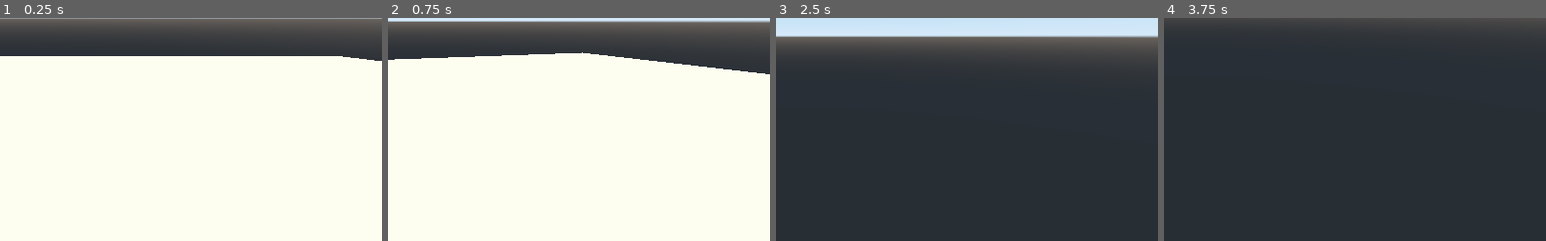
Above: before the commit, frames 1-4 (left to right).
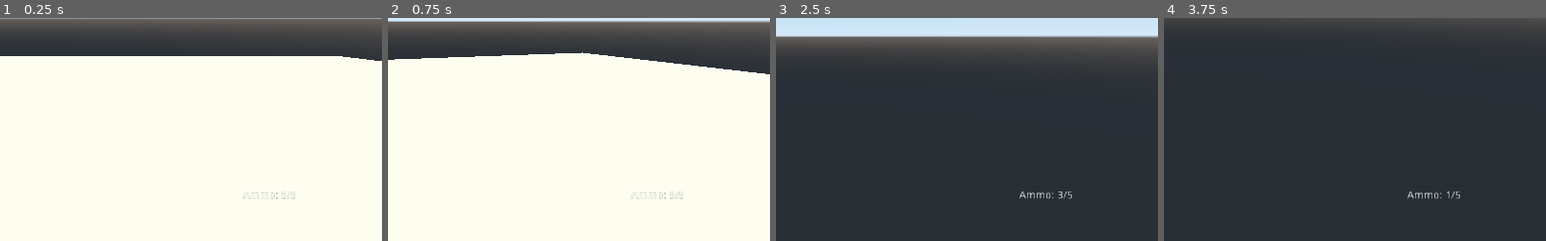
Above: after the commit, the same moments.

Repository: mc-carthy/gdBasicFps
Game: Godot game, scene res://Scenes/World.tscn
Same seed, same stepped clock (60 frames per second), same inputs: the game is played once before the commit and once after it.
Inputs (mouse positions are % of the whole screen's width and height, from its top left):
- Up to frame 1 (0.25 s): no input
- Up to frame 2 (0.75 s): tap Enter at 0.5 s; move the mouse to (55, 50) at 0.52 s; hold W (move_forward) from 0.53 s (still down); click (55, 50) at 0.6 s
- Up to frame 3 (2.5 s): keep holding W (move_forward); tap Space (jump) at 0.77, 1.52 s; move the mouse to (45, 50) at 1.27 s; click (45, 50) at 1.35 s; move the mouse to (52, 48) at 2.02 s; click (52, 48) at 2.1 s
- Up to frame 4 (3.75 s): keep holding W (move_forward); tap Space (jump) at 2.75, 3.02 s; move the mouse to (49, 52) at 2.77 s; click (49, 52) at 2.85 s; tap Enter at 3.5 s; move the mouse to (57, 51) at 3.52 s; click (57, 51) at 3.6 s
The pictures show only the part of the screen within x 48-98%, y 50-100%; the shares and areas given below are measured in that part.

The runs differ from the first frame. In frame 1, less than 0.1% of the frame differs, in the area x 63-78%, y 77-82%; in frame 2, less than 0.1%; in frame 3, 0.2%; in frame 4, 0.2%.

Commit message:
Add ammo counter UI

Diff:
--- a/Player/Shotgun.gd
+++ b/Player/Shotgun.gd
@@ -1,4 +1,6 @@
 extends Weapon
+
+
 
 func _ready() -> void:
 	raycast.cast_to.z = -10
--- a/Player/Weapon.gd
+++ b/Player/Weapon.gd
@@ -6,10 +6,14 @@
 export var reload_speed: float = 1
 
 onready var raycast: RayCast = $'../Head/Camera/RayCast'
+onready var ammo_label: Label = $'/root/World/UI/Label'
 
 var current_ammo: int = clip_size
 var can_fire: bool = true
 var is_reloading: bool = false
+
+func _ready() -> void:
+	ammo_label.set_text('Ammo: %d/%d' % [current_ammo, clip_size])
 
 func _process(delta: float) -> void:
 	if Input.is_action_just_pressed('fire_primary') and can_fire:
@@ -28,6 +32,7 @@
 			yield(get_tree().create_timer(reload_speed), 'timeout')
 			is_reloading = false
 			current_ammo = clip_size
+	ammo_label.set_text('Ammo: %d/%d' % [current_ammo, clip_size])
 
 func check_collision() -> void:
 	if raycast.is_colliding():
--- a/Scenes/World.tscn
+++ b/Scenes/World.tscn
@@ -65,3 +65,22 @@
 [node name="MeshInstance" type="MeshInstance" parent="Target3"]
 mesh = SubResource( 6 )
 material/0 = null
+
+[node name="UI" type="Control" parent="."]
+anchor_right = 1.0
+anchor_bottom = 1.0
+__meta__ = {
+"_edit_use_anchors_": false
+}
+
+[node name="Label" type="Label" parent="UI"]
+anchor_left = 1.0
+anchor_top = 1.0
+anchor_right = 1.0
+anchor_bottom = 1.0
+margin_left = -209.0
+margin_top = -68.0
+text = "Ammo: 2/2"
+__meta__ = {
+"_edit_use_anchors_": false
+}
